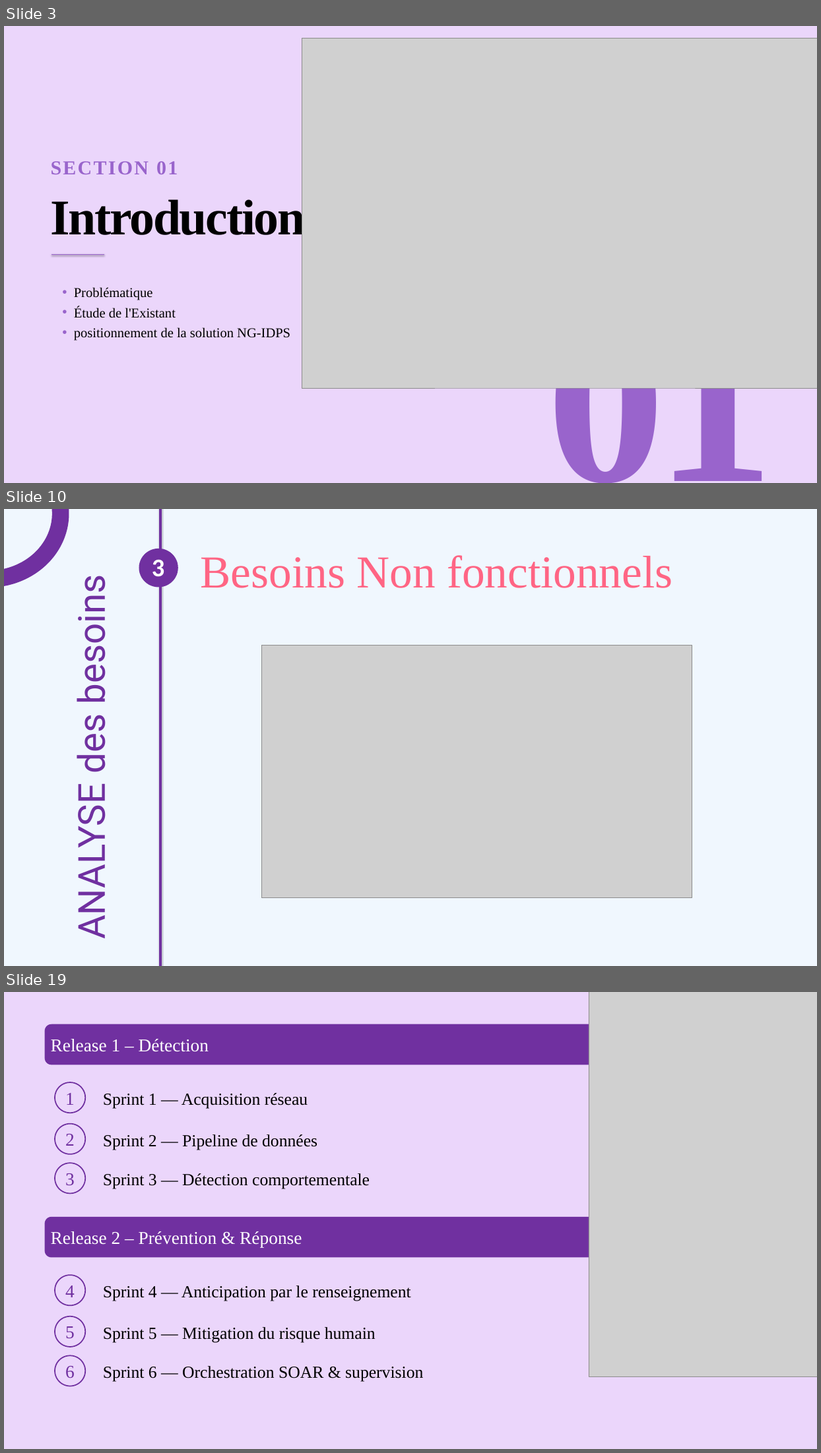
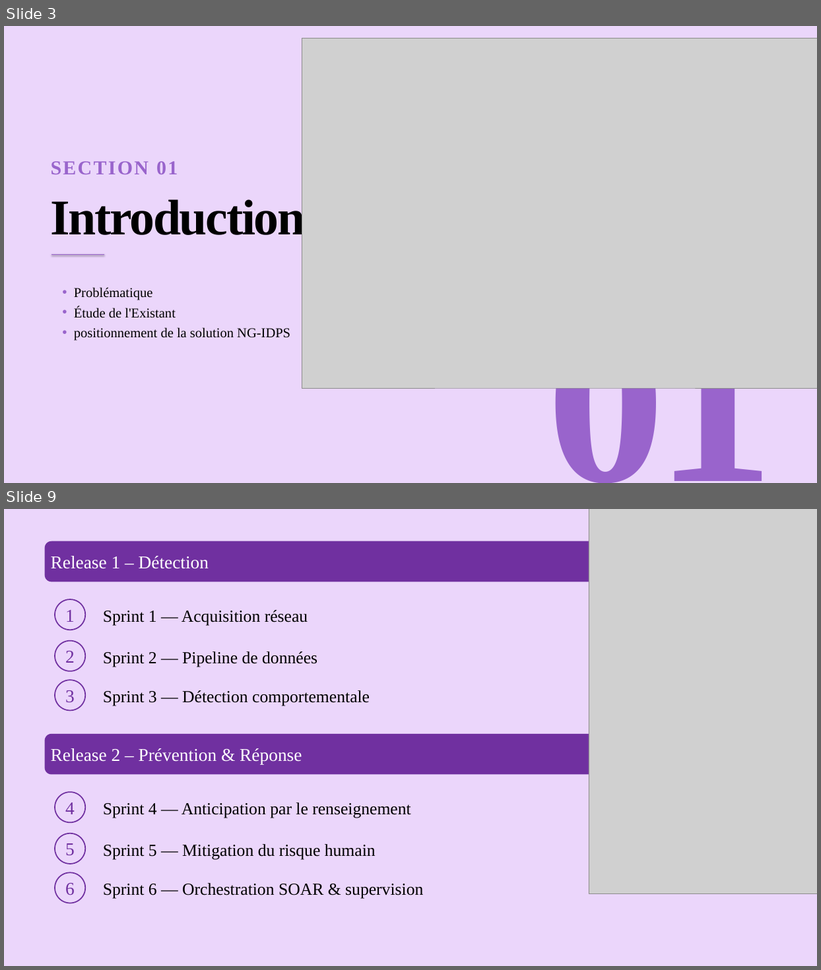
Before and after one commit to Azizos002/NG-IDPS, a slide deck: rapport/presentation-aziz-PFE.pptx. Shown one above the other, each under a label of ours: slides 3, 10 and 19 before the commit, slides 3 and 9 after it; the slides between them are not shown. The pictures are 821x1453 and 821x970 pixels, drawn with LibreOffice and Linux fonts; fonts in the diff are those of the drawing; grey boxes stand for pictures. Boxes give left, top, right and bottom in pixels: in the first picture for what was removed or moved away, otherwise in the second. Text is boxed around its words. In the diff, an @@ line names an element or a change of style, - is before the commit and + after.

```diff
--- a/rapport/presentation-aziz-PFE.pptx
+++ b/rapport/presentation-aziz-PFE.pptx
@@ slide 10 removed at (x1=4, y1=509, x2=817, y2=966), background #F0F7FE @@
@@ ellipse removed at (x1=4, y1=509, x2=61, y2=579) @@
@@ line removed from (160, 509) to (160, 966) @@
@@ ellipse removed at (x1=139, y1=549, x2=178, y2=587) @@
@@ text removed at (x1=152, y1=559, x2=164, y2=577) @@
-3
@@ text removed at (x1=201, y1=555, x2=673, y2=588) @@
-Besoins Non fonctionnels
@@ text removed at (x1=66, y1=588, x2=115, y2=935) @@
-ANALYSE des besoins
@@ picture removed at (x1=262, y1=645, x2=692, y2=898) @@
@@ what was slide 19 is now slide 9 @@
```
Also in this commit, not shown: 13 slides changed, 2 slides added, 6 other slides removed, 4 other files.
